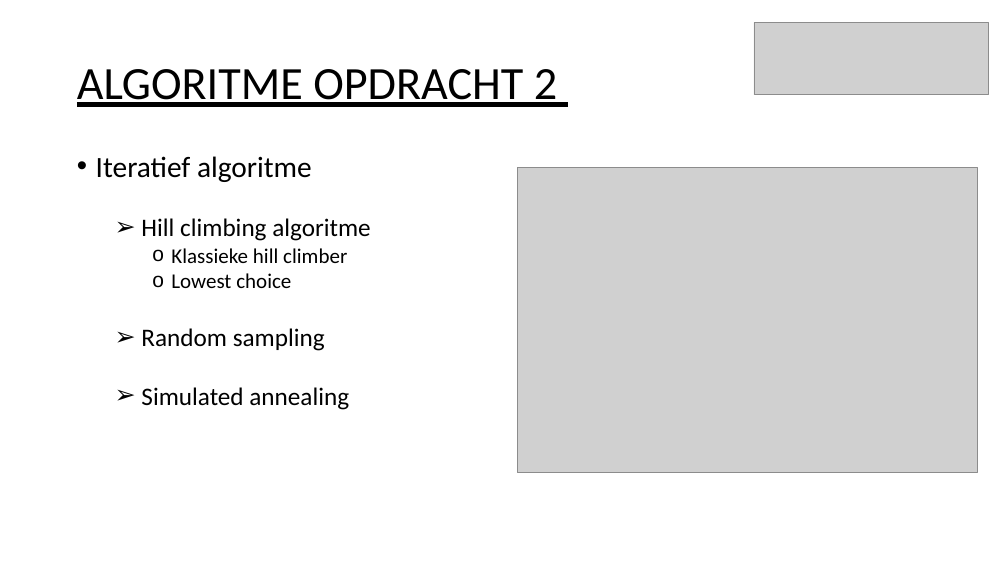
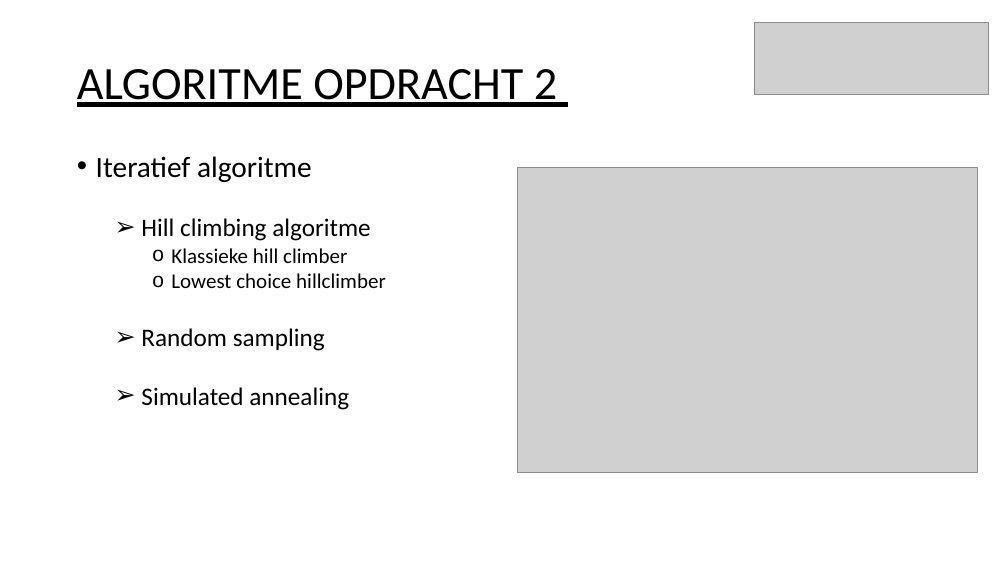
Before and after one commit to Tomttaw/Radio-Russia, a slide deck: slide 8 of powerpoint week 5.pptx. Drawn at 1008x567 pixels with LibreOffice and Linux fonts; fonts in the diff are those of the drawing; grey boxes stand for pictures. Boxes give left, top, right and bottom in pixels: in the first picture for what was removed or moved away, otherwise in the second. Text is boxed around its words. In the diff, an @@ line names an element or a change of style, - is before the commit and + after.

```diff
--- a/powerpoint week 5.pptx
+++ b/powerpoint week 5.pptx
@@ text at [171, 273, 386, 288]: text changed @@
-    o Lowest choice
+    o Lowest choice hillclimber
```
Also in this commit, not shown: 1 other slide changed, 6 slides added, 1 slide removed, 2 other files.
